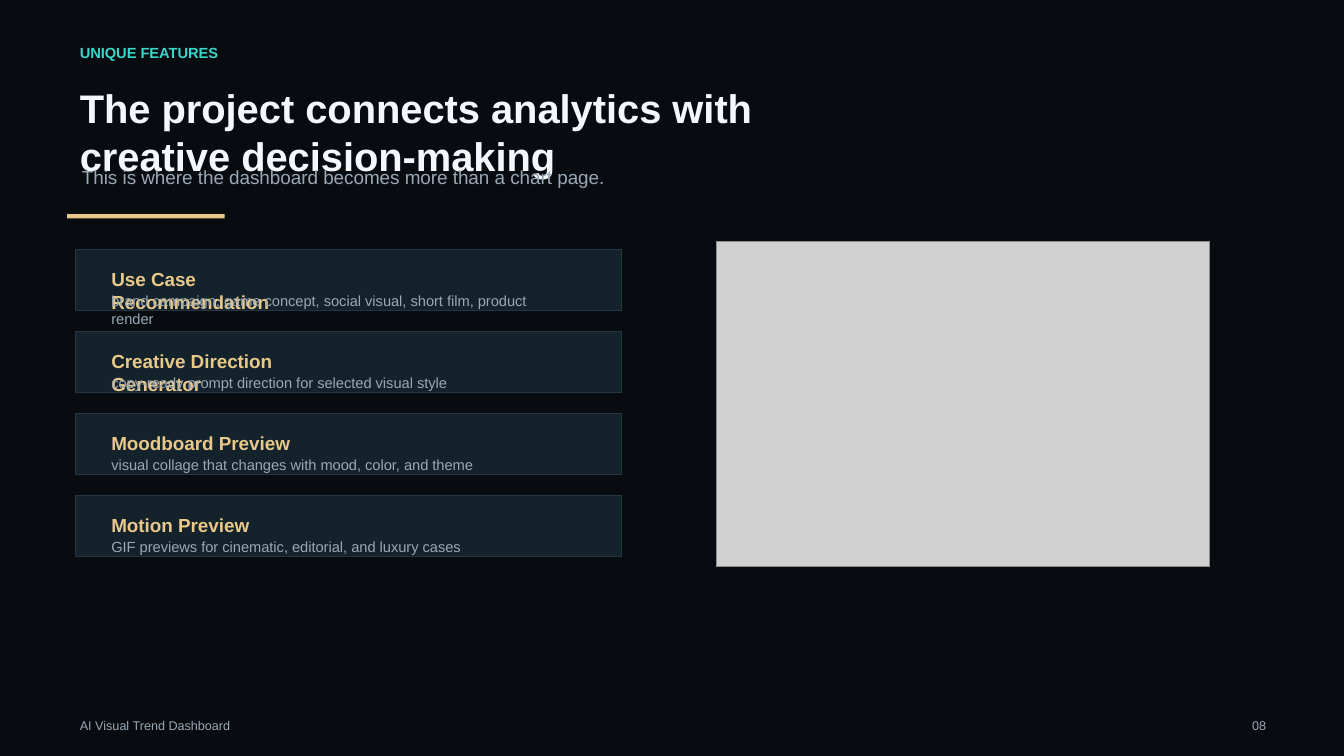
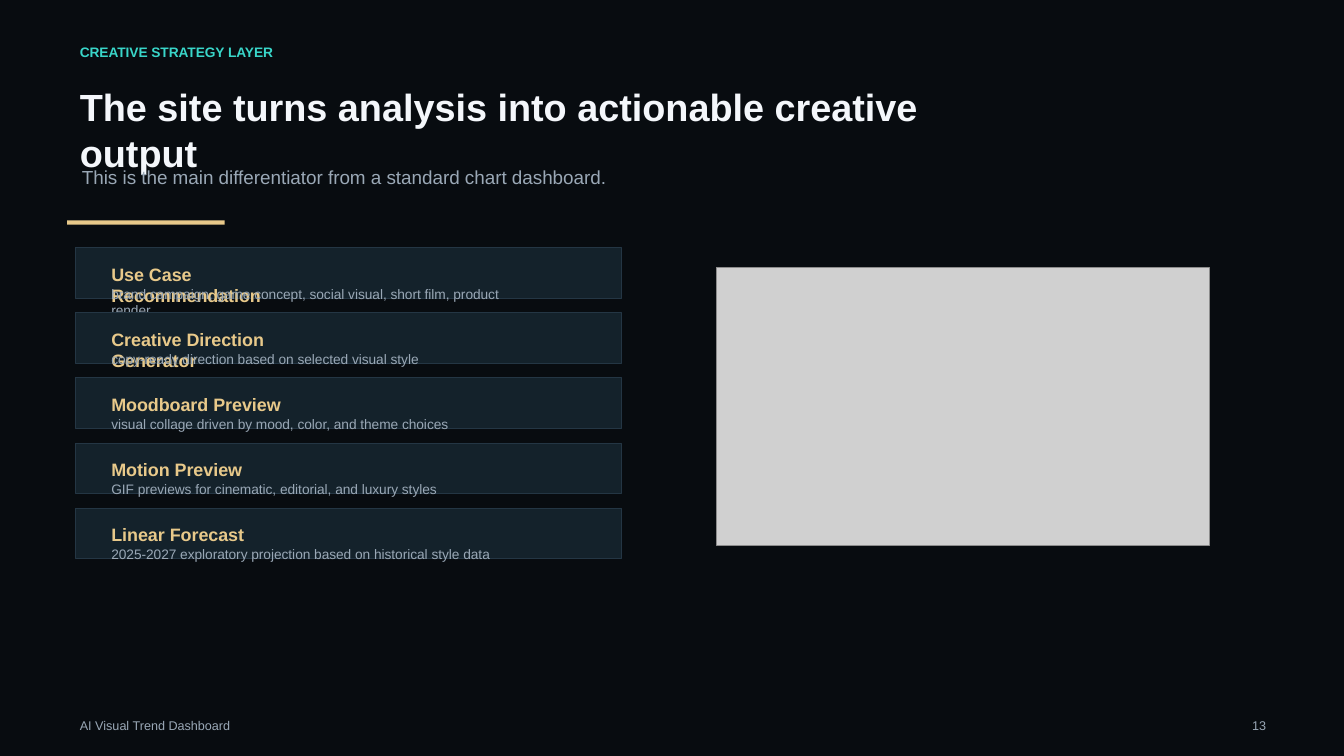
Before and after one commit to hedan-skku/ai-visual-trend-dashboard, a slide deck: slide 13 of AI_Visual_Trend_Dashboard_Presentation.pptx (slide 8 before the commit). Drawn at 1344x756 pixels with LibreOffice and Linux fonts; fonts in the diff are those of the drawing; grey boxes stand for pictures. Boxes give left, top, right and bottom in pixels: in the first picture for what was removed or moved away, otherwise in the second. Text is boxed around its words. In the diff, an @@ line names an element or a change of style, - is before the commit and + after.

Commit message:
Revise presentation for PRD alignment

```diff
--- a/AI_Visual_Trend_Dashboard_Presentation.pptx
+++ b/AI_Visual_Trend_Dashboard_Presentation.pptx
@@ text removed at (80,47,219,61) @@
-UNIQUE FEATURES
@@ text added at (80,47,273,57), 9.8 pt, text #39D6C9, bold @@
+CREATIVE STRATEGY LAYER
@@ text at (80,93,918,174): text changed; size 28.5 to 27 pt @@
-The project connects analytics with creative decision-making
+The site turns analysis into actionable creative output
@@ text at (82,170,606,184): text changed @@
-This is where the dashboard becomes more than a chart page.
+This is the main differentiator from a standard chart dashboard.
@@ rectangle: place and size @@
-rectangle at (68,214,225,218)
+rectangle at (68,221,225,225)
@@ rectangle: place and size @@
-rectangle at (76,250,622,311)
+rectangle at (76,248,622,298)
@@ picture: place and size @@
-picture at (716,242,1210,568)
+picture at (716,267,1210,544)
@@ text "brand campaign, game concept, social ..." at (111,288,498,302): size 10.5 to 9.8 pt @@
@@ rectangle: place and size @@
-rectangle at (76,332,622,392)
+rectangle at (76,313,622,363)
@@ text "Creative Direction Generator": place and size @@
-text "Creative Direction Generator" at (111,354,273,395)
+text "Creative Direction Generator" at (111,333,264,367)
@@ text at (111,353,419,367): text changed; size 10.5 to 9.8 pt @@
-copy-ready prompt direction for selected visual style
+copy-ready direction based on selected visual style
@@ rectangle added at (76,378,622,429), fill #14222B, outline #243644 0.75 pt @@
@@ text "Moodboard Preview": place and size @@
-text "Moodboard Preview" at (111,436,290,450)
+text "Moodboard Preview" at (111,398,280,411)
@@ text at (111,419,448,432): text changed; size 10.5 to 9.8 pt @@
-visual collage that changes with mood, color, and theme
+visual collage driven by mood, color, and theme choices
@@ rectangle: place and size @@
-rectangle at (76,413,622,474)
+rectangle at (76,444,622,494)
@@ size 13.5 to 12.8 pt in 4 elements at (111,268,261,307), (111,333,264,367), (111,398,280,411), (111,463,242,476) @@
@@ text "Motion Preview": place and size @@
-text "Motion Preview" at (111,518,249,532)
+text "Motion Preview" at (111,463,242,476)
@@ rectangle: place and size @@
-rectangle at (76,496,622,557)
+rectangle at (76,508,622,559)
@@ text at (111,484,437,497): text changed; size 10.5 to 9.8 pt @@
-GIF previews for cinematic, editorial, and luxury cases
+GIF previews for cinematic, editorial, and luxury styles
@@ text added at (111,528,244,541), 12.8 pt, text #E8C98A, bold @@
+Linear Forecast
@@ text added at (111,549,490,562), 9.8 pt, text #9AA8B6 @@
+2025-2027 exploratory projection based on historical style data
@@ text at (1252,721,1266,730): text changed @@
-08
+13
```
Also in this commit, not shown: 4 other slides changed, 11 slides added, 5 slides removed, 1 other file.
